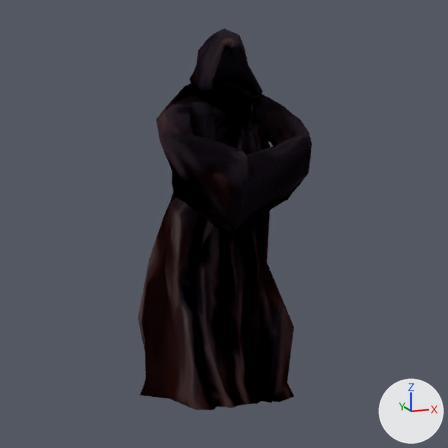
The Blender file Neophyte-modeling/cloak.blend, before and after one commit.
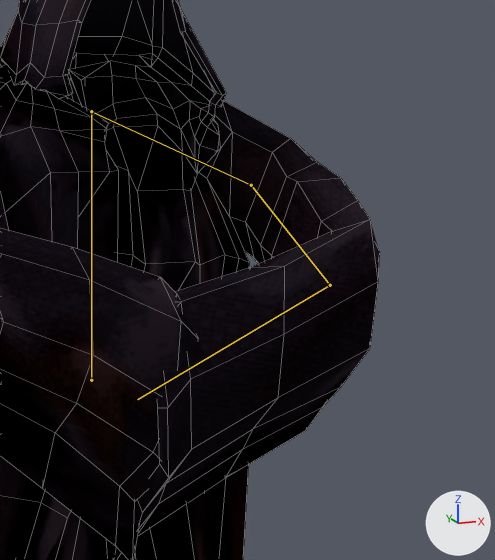
There are two pictures of each version: one from the file's camera 'Camera', one close up on the part from 43% to 78% of the width and 14% to 54% of the height. Arrows for +X, +Y and +Z are at lower right; the lights stay in place. The last two pictures show the newer version. Both versions are drawn at the pose saved in each file; the numbers are the values there. The bones that change, and the others that lie on the model, are drawn over the model as lines in the close-ups. The close-ups show mesh edges as thin lines.

In view in the first close-up: 'Cloak'.
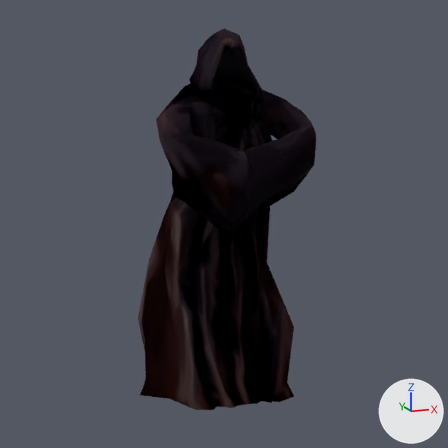
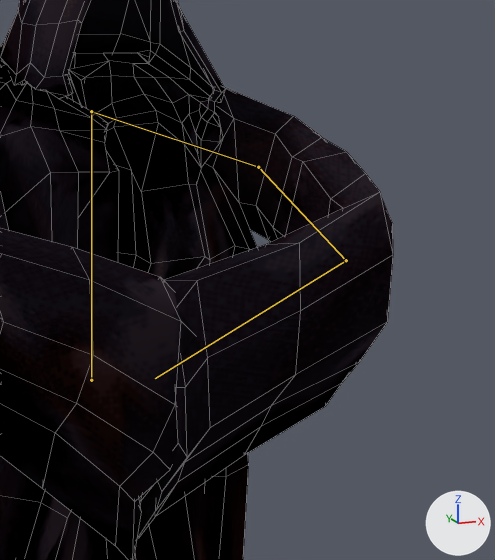
Diff of the bpy script that builds the scene:
```diff
--- a/Neophyte-modeling/cloak.blend.py
+++ b/Neophyte-modeling/cloak.blend.py
@@ bone_bone_001 @@
 bone_bone_001 = bpy.data.objects['Armature'].pose.bones['Bone.001']  # child of 'Bone'
-bone_bone_001.rotation_quaternion = (0.989, -0.105, 0.042, -0.091)  # degrees (-12, 4, -11)
+bone_bone_001.rotation_quaternion = (0.994, -0.051, 0.047, -0.087)  # degrees (-6, 5, -10)
@@ bone_bone_003 @@
 bone_bone_003 = bpy.data.objects['Armature'].pose.bones['Bone.003']  # child of 'Bone.002'
-bone_bone_003.rotation_quaternion = (0.6, -0.202, 0.386, -0.671)  # degrees (-51, 11, -102)
+bone_bone_003.rotation_quaternion = (0.592, -0.188, 0.353, -0.699)  # degrees (-47, 9, -103)
```

Where the change shows, as pixel boxes [x1, y1, x2, y2] in the close-ups (495 x 560 px):
'Cloak', posed
    before: [0, 0, 380, 560]
    after: [0, 0, 393, 560]
bone 'Bone.001', root to tip
    before: (91, 111) to (251, 185)
    after: (91, 111) to (258, 167)
bone 'Bone.003', root to tip
    before: (330, 285) to (137, 399)
    after: (346, 260) to (155, 378)
